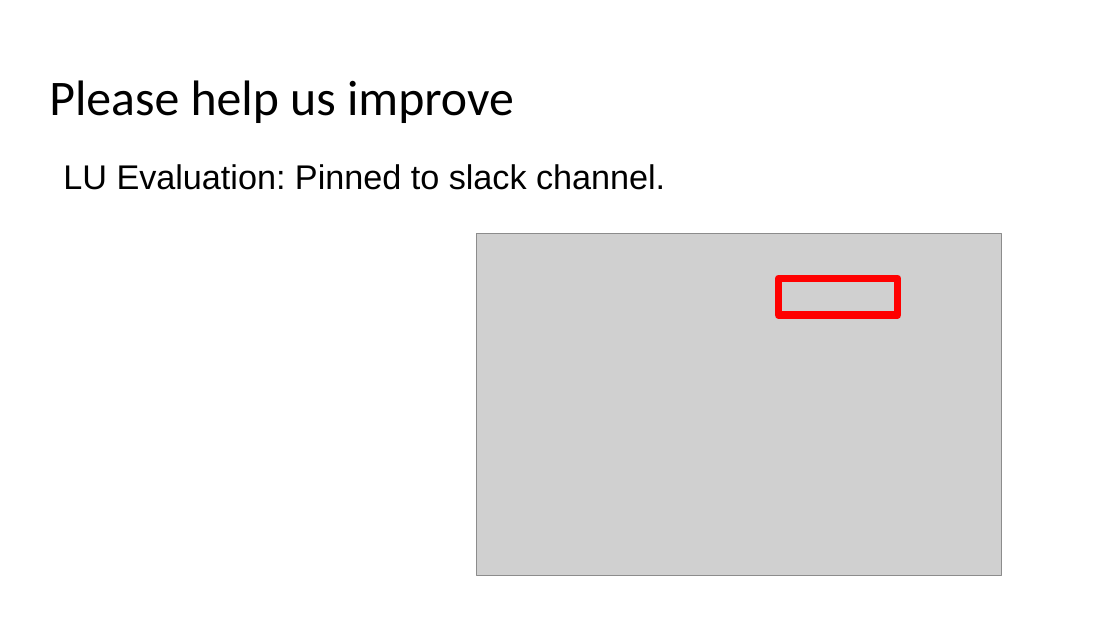
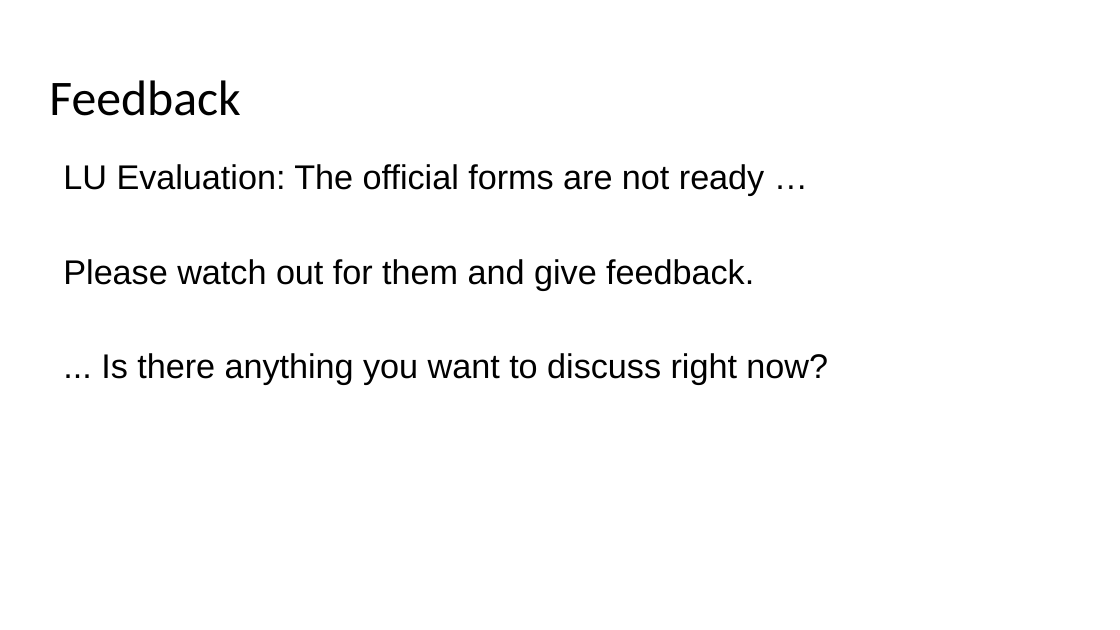
Before and after one commit to frank-trollmann/machine-learning_example-project, a slide deck: slide 18 of documentation/Session 3.pptx (slide 17 before the commit). Drawn at 1120x630 pixels with LibreOffice and Linux fonts; fonts in the diff are those of the drawing; grey boxes stand for pictures. Boxes give left, top, right and bottom in pixels: in the first picture for what was removed or moved away, otherwise in the second. Text is boxed around its words. In the diff, an @@ line names an element or a change of style, - is before the commit and + after.

```diff
--- a/documentation/Session 3.pptx
+++ b/documentation/Session 3.pptx
@@ title at <box>49,80,240,116</box>: text changed @@
-Please help us improve
+Feedback
@@ text at <box>63,164,828,385</box>: text changed @@
-LU Evaluation: Pinned to slack channel.
+LU Evaluation: The official forms are not ready …
+Please watch out for them and give feedback.
+... Is there anything you want to discuss right now?
@@ picture removed at <box>477,233,1002,575</box> @@
@@ rectangle removed at <box>778,279,897,316</box> @@
```
Also in this commit, not shown: 1 other slide changed, 1 slide added, 1 slide removed, 2 other files.
